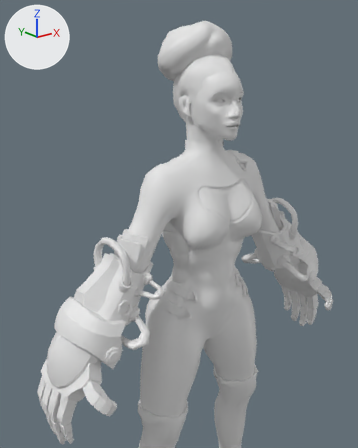
Two versions of the FBX model UGP/Assets/Models/SandraSharpe01.fbx, one commit apart.
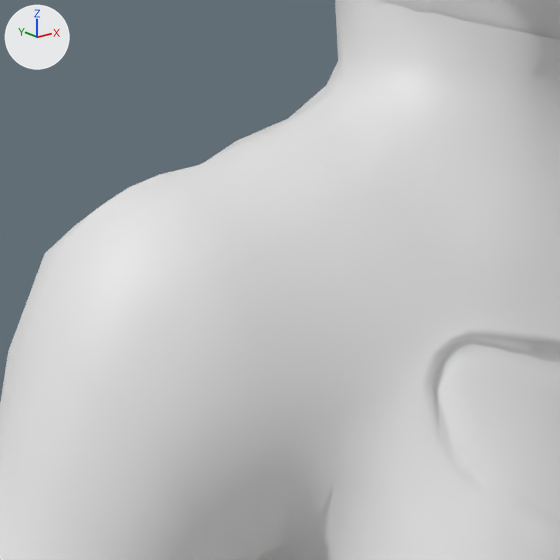
Old and new are each drawn from a camera (50 mm lens) standing at (-1.015, -1.131, 1.762) and looking at (-0.142, -0.039, 1.326) and again close up on the part from 39% to 60% of the width and 31% to 48% of the height. The axes (+X, +Y, +Z) are drawn at upper left. The lights are the same throughout. Materials are left out; every surface is plain grey. Where no turn or scale is listed for an object, it has been applied to the vertices.

Before the edit, the objects in view are built like this:
```python
me_mesh_005 = bpy.data.meshes.new('Mesh.005')
me_mesh_005.from_pydata(...)  # 4290 vertices, 4224 faces; spans x -0.356..0.356, y -0.14..0.172, z 0.657..1.558
me_mesh_005.materials.append(mat_base)
me_mesh_006 = bpy.data.meshes.new('Mesh.006')
me_mesh_006.from_pydata(...)  # 1671 vertices, 1676 faces; spans x -0.086..0.086, y -0.133..0.085, z 1.526..1.779
me_mesh_006.materials.append(mat_base)
ob_body = bpy.data.objects.new('Body', me_mesh_005)
ob_body.location = (0.0, 0.0, 0.0)
ob_face = bpy.data.objects.new('Face', me_mesh_006)
ob_face.location = (0.0, 0.0, 0.0)
```
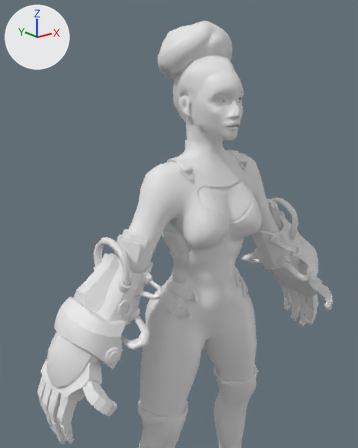
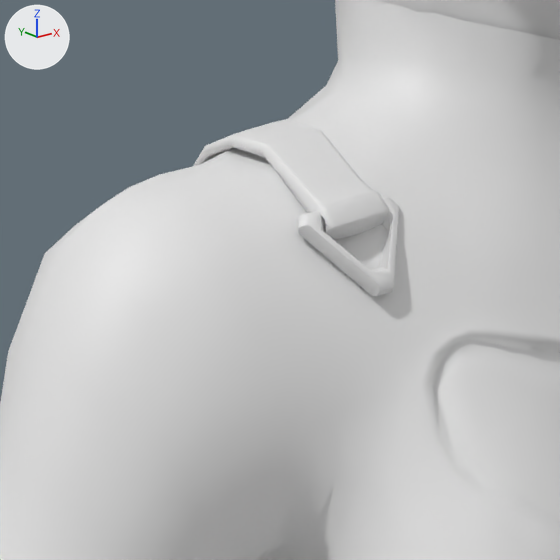
What the commit changed:
Mesh me_mesh_018_1 is new.
It has 303 vertices, 284 faces and spans x -0.1362..-0.0877, y -0.061..0.0603, z 1.4547..1.5132.
Object 'Top_L_Belt' (ob_top_l_belt) is new; it shows me_mesh_018_1.
Its location is (0.0, 0.0, 0.0).

What differs and where, as boxes (x1, y1, x2, y2) in the close-ups (560 x 560 px):
'Top_L_Belt', added
    after: (193, 120, 399, 297)
